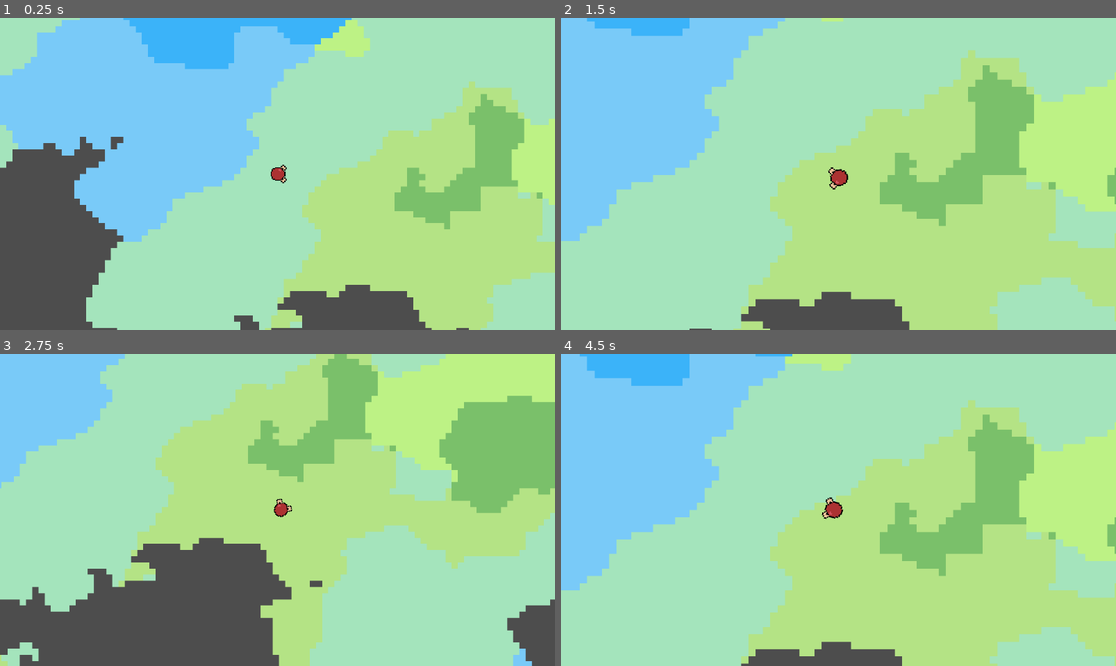
Above: before the commit, frames 1-4 (two rows, left to right).
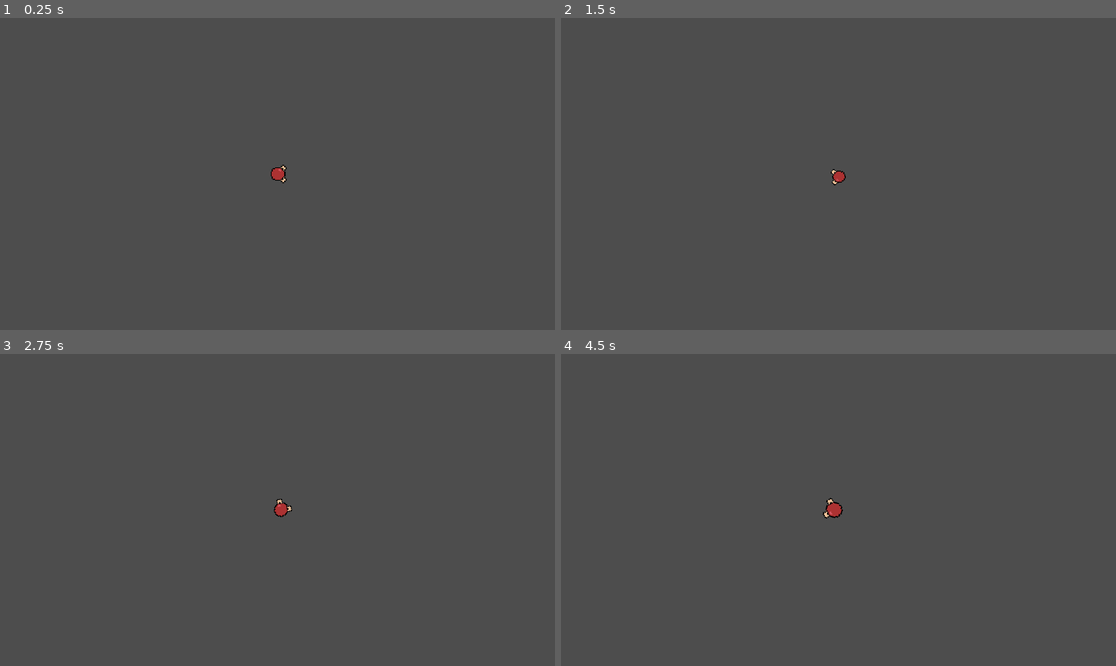
Above: after the commit, the same moments.

Repository: RedEgs/godotALevel
Game: Godot game, scene res://scenes/gameplay.tscn
Two runs of this game, one before a commit and one after it. Both use one fixed random seed, a clock stepped at 60 frames per second and the inputs below.
Inputs (mouse positions are in pixels of both pictures, inside the frame that each line leads up to):
- Up to frame 1 (0.25 s): no input
- Up to frame 2 (1.5 s): tap Enter at 0.5 s; move the mouse to (960, 158) at 0.52 s; hold D (moveRight) 0.53-1.28 s; hold Mouse wheel down (zoomIn) 0.53-1.28 s; tap Mouse wheel up (zoomOut) at 0.8, 1.35 s; move the mouse to (727, 189) at 1.27 s; hold S (moveDown) from 1.28 s (still down)
- Up to frame 3 (2.75 s): tap Mouse wheel down (zoomIn) at 1.55 s; move the mouse to (333, 441) at 2.02 s; release S (moveDown) at 2.03 s; hold D (moveRight) from 2.03 s (still down); hold Mouse wheel down (zoomIn) from 2.03 s (still down); tap Mouse wheel up (zoomOut) at 2.3 s
- Up to frame 4 (4.5 s): move the mouse to (810, 572) at 2.77 s; release D (moveRight) at 2.78 s; release Mouse wheel down (zoomIn) at 2.78 s; hold W (moveUp) 2.78-3.53 s; tap Mouse wheel up (zoomOut) at 2.85, 3.8, 4.35 s; tap Mouse wheel down (zoomIn) at 3.05 s; move the mouse to (1005, 556) at 3.52 s; hold Mouse wheel down (zoomIn) 3.53-4.28 s; hold A (moveLeft) from 3.53 s (still down); tap - (resetZoom) at 4.15 s; move the mouse to (672, 463) at 4.27 s

The runs differ from the first frame. In frame 1, 87% of the frame differs, in the area x 0-100%, y 0-100%; in frame 2, 97%; in frame 3, 84%; in frame 4, 98%.
Error after the commit: Parse Error: Expected ":" after "if" condition. (res://scenes/WorldGen.gd:70)

Commit message:
nothing

Diff:
--- a/project.godot
+++ b/project.godot
@@ -12,7 +12,7 @@
 
 config/name="A level Project"
 run/main_scene="res://scenes/gameplay.tscn"
-config/features=PackedStringArray("4.0", "Forward Plus")
+config/features=PackedStringArray("4.1", "Forward Plus")
 config/icon="res://icon.svg"
 
 [input]
@@ -39,12 +39,12 @@
 }
 zoomIn={
 "deadzone": 0.5,
-"events": [Object(InputEventMouseButton,"resource_local_to_s …(205 unchanged characters)… r2(0, 0),"factor":1.0,"button_index":5,"pressed":false,"double_click":false,"script":null)
+"events": [Object(InputEventMouseButton,"resource_local_to_s …(205 unchanged characters)… r2(0, 0),"factor":1.0,"button_index":5,"canceled":false,"pressed":false,"double_click":false,"script":null)
 ]
 }
 zoomOut={
 "deadzone": 0.5,
-"events": [Object(InputEventMouseButton,"resource_local_to_s …(205 unchanged characters)… r2(0, 0),"factor":1.0,"button_index":4,"pressed":false,"double_click":false,"script":null)
+"events": [Object(InputEventMouseButton,"resource_local_to_s …(205 unchanged characters)… r2(0, 0),"factor":1.0,"button_index":4,"canceled":false,"pressed":false,"double_click":false,"script":null)
 ]
 }
 resetZoom={
--- a/scenes/CameraHandler.gd
+++ b/scenes/CameraHandler.gd
@@ -4,15 +4,12 @@
 
 
 func _unhandled_input(event):
-	var tween = create_tween()
-
 	if event.is_action_pressed("resetZoom"):
-		tween.tween_property(self, "zoom", Vector2(.8,.8), .1)
+		self.zoom = Vector2(1,1)
 
 
 	elif event.is_action_pressed("zoomIn"):
-		tween.tween_property(self, "zoom", self.zoom - Vector2(0.15, 0.15), .1)
-
+		self.zoom += Vector2(0.1, 0.1)
 
 	elif event.is_action_pressed("zoomOut"):
-		tween.tween_property(self, "zoom", self.zoom + Vector2(0.15, 0.15), .1)
+		self.zoom -= Vector2(0.1, 0.1)
--- a/scenes/WorldGen.gd
+++ b/scenes/WorldGen.gd
@@ -8,27 +8,76 @@
 var altitude = FastNoiseLite.new()
 
 @export var chunkSize: int = 128
+@export var biomeScale: int = 5
+@export	var monitorDistance: int = 1  # 1 chunk in each direction
 
 @export var player : CharacterBody2D
-
+@export var label : Label
+@export var label2 : Label
 
 func _ready():
 	moisture.seed = randi()
 	temperature.seed = randi()
 	altitude.seed = randi()
 
+	generateChunk(player.position)
+
 
 func _process(delta):
-	generateChunk(player.position)
+	checkChunkBounds(getChunkingPos(player.position))
+
+
+
+
+
+
+func checkChunkBounds(currentChunk):
+	for dx in range(-monitorDistance, monitorDistance + 1):
+		for dy in range(-monitorDistance, monitorDistance + 1):
+			# Calculate the position of the chunk to monitor
+			var targetChunk = currentChunk + Vector2i(dx, dy)
+
+			# Define a perimeter size (adjust as needed)
+			var perimeterSize = chunkSize  # 32 units from the chunk's boundaries
+
+			if player.position.length() == targetChunk.length():
+				# Player is within the chunk's perimeter
+				generateChunk(targetChunk)
+			else:
+				# Player is outside the chunk's perimeter
+				pass
+
+
+
+
+
+func getChunkingPos(position):
+	var tilePos = local_to_map(position)
+
+
+	var chunkingPosX = (int(tilePos.x) / chunkSize)
+	var chunkingPosY = (int(tilePos.y) / chunkSize)
+
+	var chunkingPos = Vector2i(chunkingPosX, chunkingPosY)
+	var prevchunkingPos = Vector2i(0,0)
+
+
+	label2.text = str(position)
+	label.text = str(chunkingPos)
+
+	if player.position.x < 0:
+		chunkingPosX -= 1
+	if player.position.y
+
 
 func generateChunk(position):
 	var tilePos = local_to_map(position)
 
 	for x in range(chunkSize):
 		for y in range(chunkSize):
-			var moist = moisture.get_noise_2d(tilePos.x-chunkSize/2 + x, tilePos.y-chunkSize/2 + y )*10
-			var temp = temperature.get_noise_2d(tilePos.x-chunkSize/2 + x, tilePos.y-chunkSize/2  + y )*10
-			var alt = altitude.get_noise_2d(tilePos.x-chunkSize/2 + x, tilePos.y-chunkSize/2  + y )*10
+			var moist = moisture.get_noise_2d(tilePos.x-chunkSize/2 + x, tilePos.y-chunkSize/2 + y )*biomeScale
+			var temp = temperature.get_noise_2d(tilePos.x-chunkSize/2 + x, tilePos.y-chunkSize/2  + y )*biomeScale
+			var alt = altitude.get_noise_2d(tilePos.x-chunkSize/2 + x, tilePos.y-chunkSize/2  + y )*biomeScale
 
 			set_cell(0, Vector2i(tilePos.x-chunkSize/2 + x, tilePos.y-chunkSize/2  + y), 1, Vector2(round((moist+10)/5), round((temp+10)/5)))
 			#set_cell(0, Vector2i(tilePos.x-scale/2 + x, tilePos.y-scale/2  + y), 1, Vector2i(1,1))
--- a/scenes/gameplay.tscn
+++ b/scenes/gameplay.tscn
@@ -12,11 +12,16 @@
 [node name="Node2D" type="Node2D"]
 position = Vector2(474, 264)
 
-[node name="World" type="TileMap" parent="." node_paths=PackedStringArray("player")]
+[node name="World" type="TileMap" parent="." node_paths=PackedStringArray("player", "label", "label2")]
 tile_set = ExtResource("3_netc8")
 format = 2
 script = ExtResource("4_o60yv")
+chunkSize = 64
+biomeScale = 10
+monitorDistance = null
 player = NodePath("../Player")
+label = NodePath("../Player/Label")
+label2 = NodePath("../Player/Label2")
 
 [node name="Player" type="CharacterBody2D" parent="." node_paths=PackedStringArray("playerCamera", "playerCast")]
 texture_filter = 1
@@ -42,3 +47,15 @@
 
 [node name="RayCast2D" type="RayCast2D" parent="Player"]
 target_position = Vector2(50, 0)
+
+[node name="Label" type="Label" parent="Player"]
+offset_left = -154.0
+offset_top = -84.6667
+offset_right = 86.0
+offset_bottom = -61.6667
+
+[node name="Label2" type="Label" parent="Player"]
+offset_left = -153.0
+offset_top = -32.6667
+offset_right = 87.0
+offset_bottom = -9.66666
